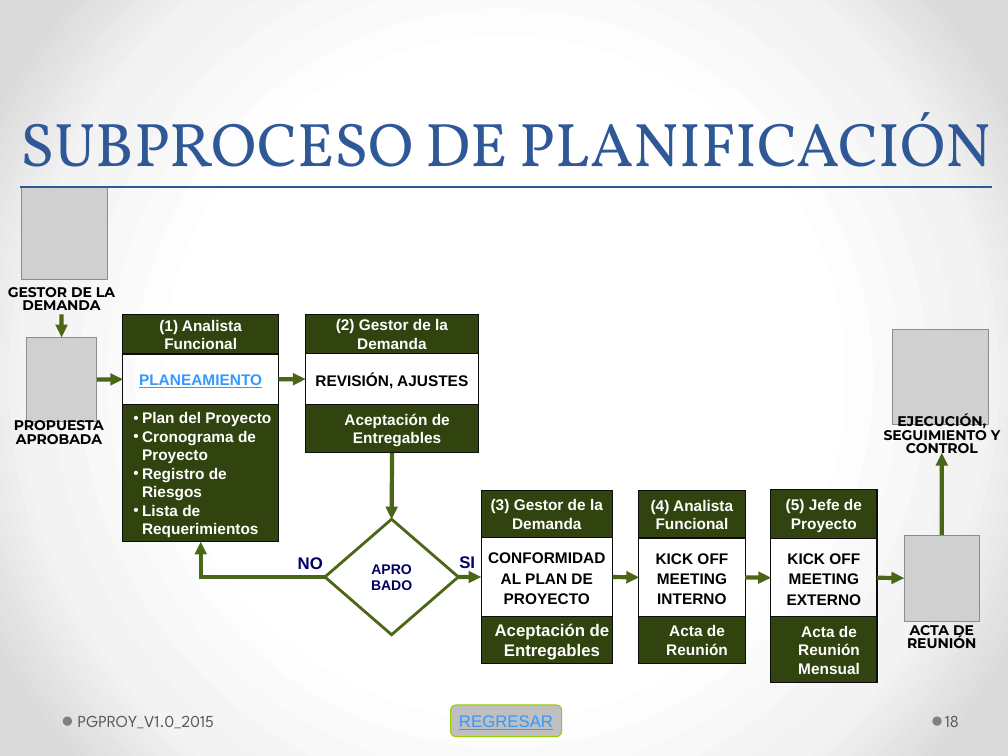
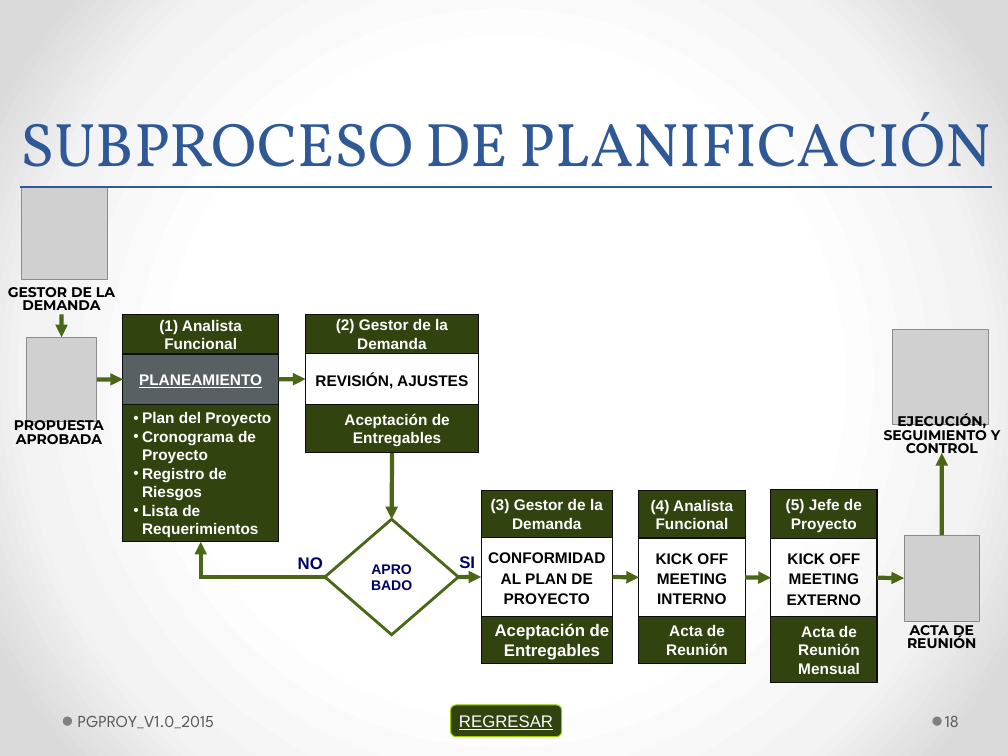
Before and after one commit to lowrider80/UTP-GPS-ALARM, a slide deck: slide 18 of Area_de_Proceso-_PP-PMC/PGPROY_V1.0_2015.pptx. Drawn at 1008x756 pixels with LibreOffice and Linux fonts; fonts in the diff are those of the drawing; grey boxes stand for pictures. Boxes give left, top, right and bottom in pixels: in the first picture for what was removed or moved away, otherwise in the second. Text is boxed around its words. In the diff, an @@ line names an element or a change of style, - is before the commit and + after.

```diff
--- a/Area_de_Proceso-_PP-PMC/PGPROY_V1.0_2015.pptx
+++ b/Area_de_Proceso-_PP-PMC/PGPROY_V1.0_2015.pptx
@@ rectangle "PLANEAMIENTO" at [123, 354, 278, 404]: text colour #3399FF to #FFFFFF; fill none to #586064 @@
@@ rounded rectangle "REGRESAR" at [451, 705, 561, 736]: text colour #3399FF to #FFFFFF; fill #BFBFBF to #314410 @@
```
Also in this commit, not shown: 13 other slides changed.
